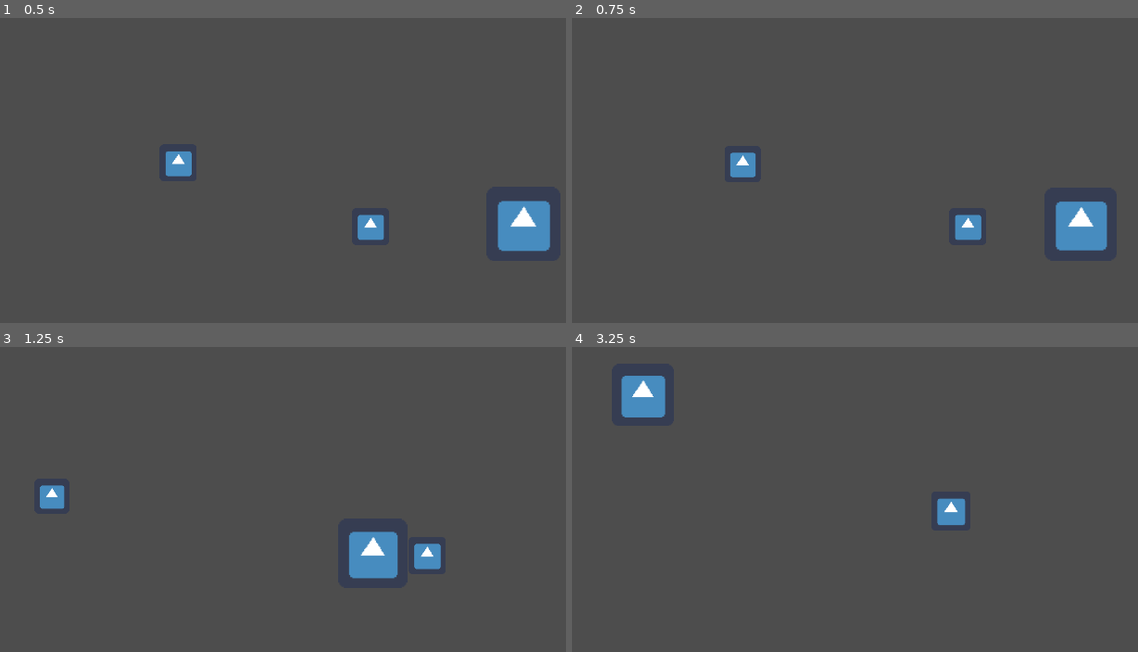
Above: before the commit, frames 1-4 (two rows, left to right).
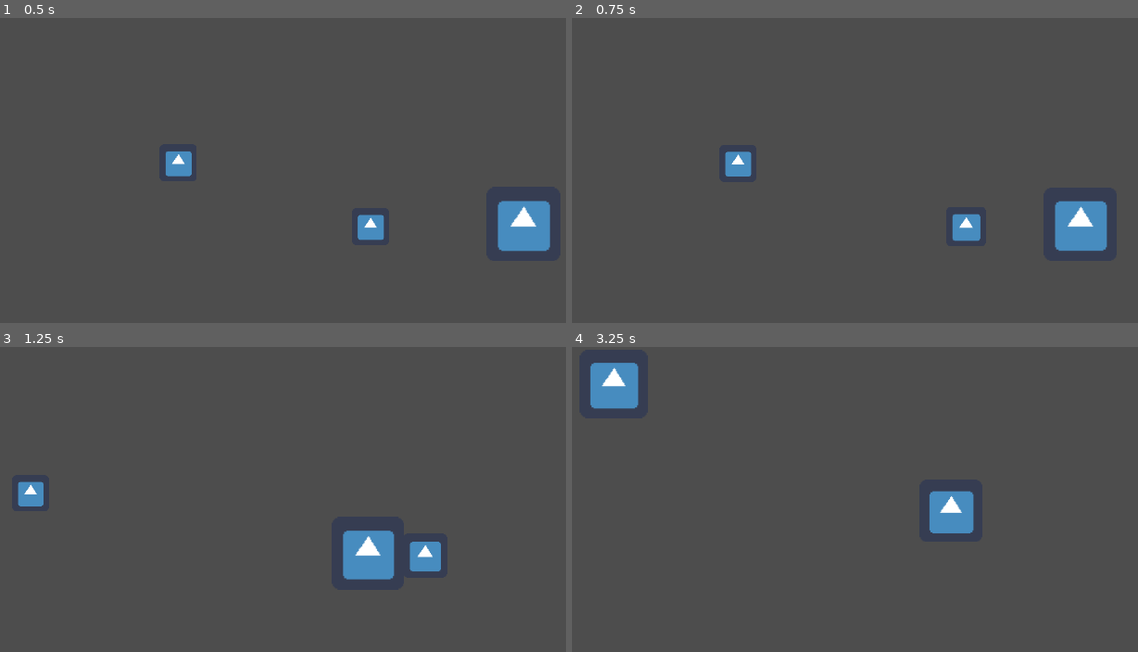
Above: after the commit, the same moments.

Repository: AlexPham0209/DishOut
Game: Godot game, scene res://src/Scenes/Scenes.tscn
The game is run twice, just before and just after one commit, with the same random seed, the same clock (stepped at 60 frames per second) and the same inputs. The project has no main scene, so this scene is started directly. The engine's default icon, where the game draws it, is replaced by a stand-in: a white triangle on a blue panel in a dark square.
Inputs:
- Up to frame 1 (0.5 s): no input
- Up to frame 2 (0.75 s): tap Enter at 0.5 s; hold D (Right) from 0.53 s (still down); hold Space (Interact) from 0.53 s (still down)
- Up to frame 3 (1.25 s): keep holding D (Right); keep holding Space (Interact)
- Up to frame 4 (3.25 s): release D (Right) at 1.28 s; release Space (Interact) at 1.28 s; hold S (Down) 1.28-2.03 s; tap Space (Interact) at 1.35, 2.85 s; hold D (Right) 2.03-2.78 s; hold Space (Interact) 2.03-2.78 s; hold W (Up) from 2.78 s (still down)

Frame 1 is identical in both runs. In frame 2, 0.5% of the frame differs, in the area x 27-95%, y 43-77%; in frame 3, 1.3%; in frame 4, 2.5%, in the area x 3-72%, y 5-62%.

Commit message:
Refactored growth code

Diff:
--- a/src/Scenes/Enemy.tscn
+++ b/src/Scenes/Enemy.tscn
@@ -21,3 +21,4 @@
 shape = SubResource("RectangleShape2D_qq0lg")
 
 [connection signal="area_entered" from="EatArea" to="." method="_on_eat_area_area_entered"]
+[connection signal="area_exited" from="EatArea" to="." method="_on_eat_area_area_exited"]
--- a/src/Scenes/Scenes.tscn
+++ b/src/Scenes/Scenes.tscn
@@ -10,13 +10,13 @@
 position = Vector2(406, 174)
 texture = ExtResource("2_hnk8x")
 
+[node name="Enemy" parent="." instance=ExtResource("3_xladl")]
+position = Vector2(108, 121)
+total = 100
+
 [node name="Amoeba" parent="." instance=ExtResource("1_cemap")]
 position = Vector2(274, 176)
 speed = 300.0
 acceleration = 25.0
 friction = 10.0
 max_growth = 1000
-
-[node name="Enemy" parent="." instance=ExtResource("3_xladl")]
-position = Vector2(108, 121)
-total = 100
--- a/src/Scripts/Amoeba.gd
+++ b/src/Scripts/Amoeba.gd
@@ -11,12 +11,18 @@
 var growth : float
 var total : float = 0
 
+var scale_tween : Tween
+
 func _ready() -> void:
 	growth = growth_rate
 
 func _physics_process(delta: float) -> void:
 	self.move()
-	self.grow(delta)
+
+	#Test growth
+	if Input.is_action_just_pressed("Interact"):
+		grow(0.25)
+
 	self.move_and_slide()
 
 func move():
@@ -25,6 +31,7 @@
 
 	var direction = Vector2(x, y)
 
+	#Add friction and acceleration
 	if direction.length() != 0:
 		velocity.x = move_toward(velocity.x, direction.x * speed, acceleration)
 		velocity.y = move_toward(velocity.y, direction.y * speed, acceleration)
@@ -33,16 +40,23 @@
 		velocity.x = move_toward(velocity.x, 0, friction)
 		velocity.y = move_toward(velocity.y, 0, friction)
 
-func grow(delta):
+func grow(amount):
+	#Once reached max growth, then go to the next level
 	if total >= max_growth:
 		print("Max growth.  Continue to next level")
 		return
 
-	if not Input.is_action_pressed("Interact"):
-		return
+	#Increment total growth
+	total += amount
 
-	total += growth
-	self.scale += Vector2(growth, growth) * delta
-	growth *= 1.01
+	#Calculate new scale
+	var new_scale = self.scale + Vector2(amount, amount)
+	var new_zoom = camera.zoom - (Vector2(amount, amount) * 0.1)
 
-	camera.zoom -= Vector2(growth_rate, growth_rate) * delta
+	#Procedurally animate the scale of the player and the zoom of the camera to new sizes
+	scale_tween = create_tween()
+	scale_tween.parallel().tween_property(self, "scale", new_scale, 1.0). \
+		set_ease(Tween.EASE_OUT).set_trans(Tween.TRANS_SINE)
+	scale_tween.parallel().tween_property(camera, "zoom", new_zoom, 1.0). \
+		set_ease(Tween.EASE_OUT).set_trans(Tween.TRANS_SINE)
+	scale_tween.play()
--- a/src/Scripts/Enemy.gd
+++ b/src/Scripts/Enemy.gd
@@ -2,12 +2,18 @@
 extends Node2D
 
 @export var total = 0
+@export var margin : Vector2 = Vector2(0.25, 0.25)
+var player : Amoeba = null
 
+func _process(delta: float) -> void:
+	if player != null and player.scale >= self.scale + margin:
+		queue_free()
 
 func _on_eat_area_area_entered(area: Area2D) -> void:
-	var player : Amoeba = area.get_parent()
-
-	if player is not Amoeba or player.scale < self.scale + Vector2(0.25, 0.25):
+	if area.get_parent() is not Amoeba:
 		return
 
-	queue_free()
+	player = area.get_parent()
+
+func _on_eat_area_area_exited(area: Area2D) -> void:
+	player = null
